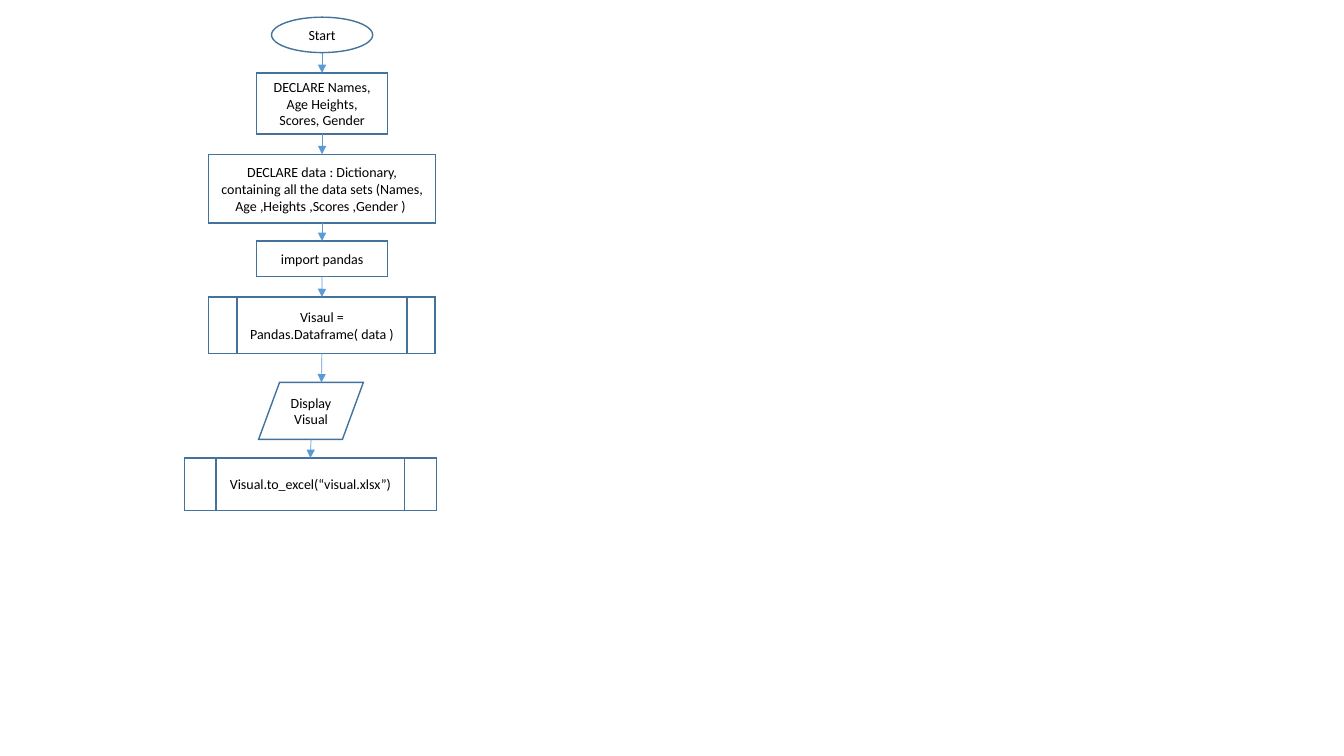
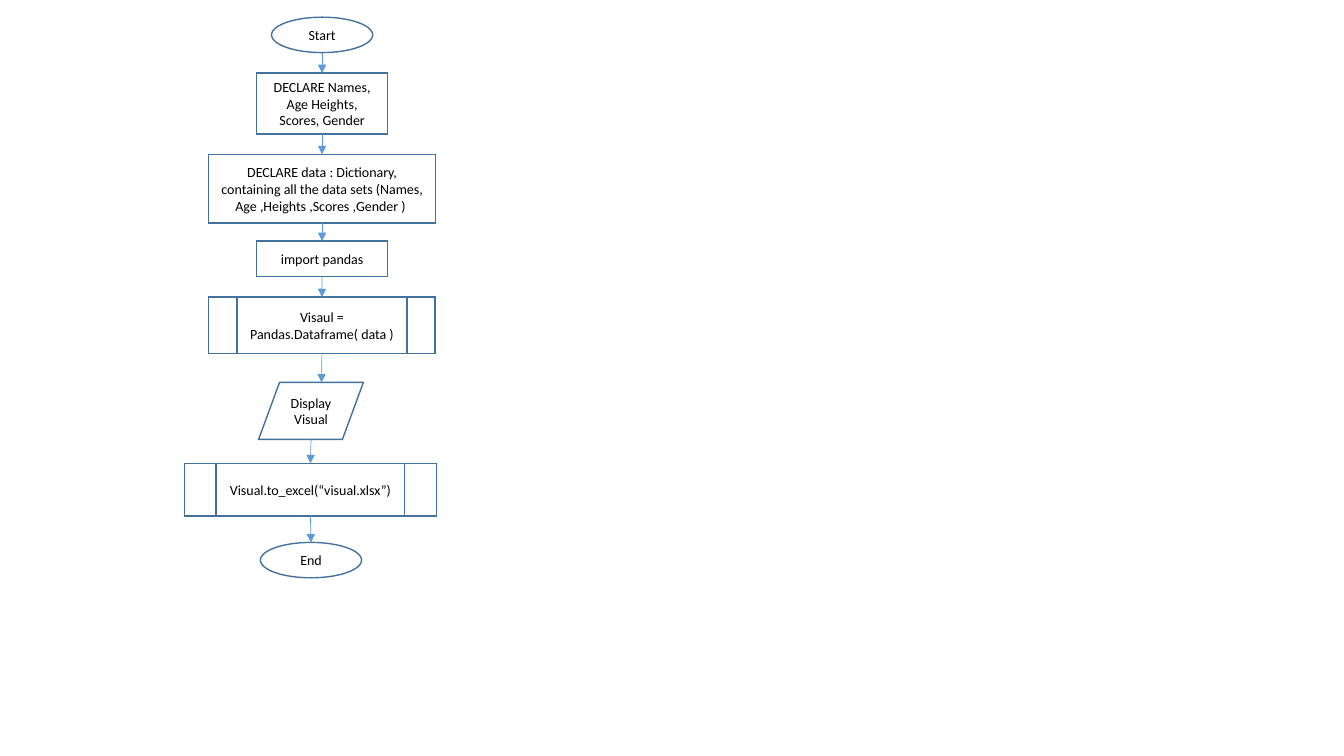
Before and after one commit to georgeuwagbale/georgeCSC102, a slide deck: slide 1 of Pass_To_Class.pptx. Drawn at 1344x756 pixels with LibreOffice and Linux fonts; fonts in the diff are those of the drawing. Boxes give left, top, right and bottom in pixels: in the first picture for what was removed or moved away, otherwise in the second. Text is boxed around its words. In the diff, an @@ line names an element or a change of style, - is before the commit and + after.

Commit message:
Pass_To_Class updated

```diff
--- a/Pass_To_Class.pptx
+++ b/Pass_To_Class.pptx
@@ arrow moved from (312, 440) - (311, 458) to (312, 440) - (311, 464) @@
@@ flow chart predefined process "Visual.to_excel(“visual.xlsx”)": place and size @@
-flow chart predefined process "Visual.to_excel(“visual.xlsx”)" at (185, 458, 437, 510)
+flow chart predefined process "Visual.to_excel(“visual.xlsx”)" at (185, 464, 437, 516)
@@ arrow added from (311, 516) to (312, 542), #5B9BD5 0.5 pt @@
@@ ellipse added at (260, 542, 361, 578), fill #FFFFFF, outline #43739E 1 pt, 10 pt, text #000000 @@
+End
```
